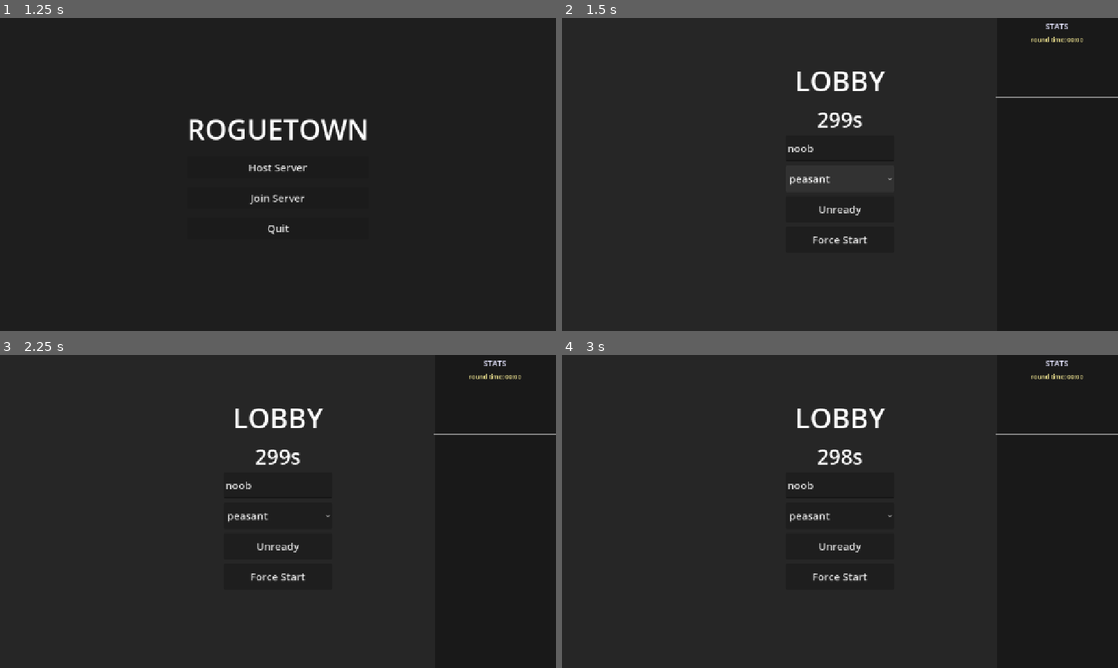
Above: before the commit, frames 1-4 (two rows, left to right).
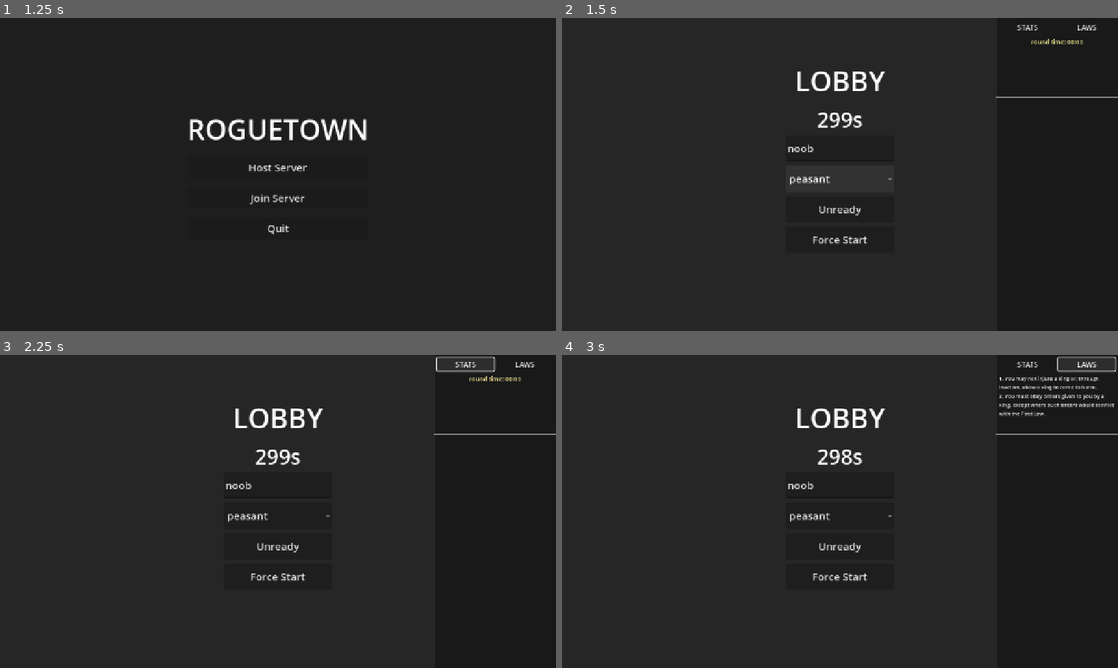
Above: after the commit, the same moments.

Repository: zakanater19/godot-roguetown
Game: Godot game, scene res://main_menu.tscn
Same seed, same stepped clock (60 frames per second), same inputs: the game is played once before the commit and once after it.
Inputs (mouse positions are in pixels of both pictures, inside the frame that each line leads up to):
- Up to frame 1 (1.25 s): tap Enter at 0.5 s; move the mouse to (400, 158) at 0.52 s; hold D from 0.53 s (still down); hold Shift from 0.53 s (still down); click (400, 158) at 0.67 s; tap Space at 0.77 s
- Up to frame 2 (1.5 s): release D at 1.25 s; release Shift at 1.25 s; click "Host Server" at 1.25 s
- Up to frame 3 (2.25 s): click (467, 364) at 2 s, where only the run after the commit has a clickable "STATS"
- Up to frame 4 (3 s): click (1084, 364) at 2.75 s, where only the run after the commit has a clickable "LAWS"

Frame 1 is identical in both runs. In frame 2, 0.3% of the frame differs, in the area x 81-97%, y 1-9%; in frame 3, 0.5%; in frame 4, 1.1%, in the area x 78-100%, y 0-20%.

Commit message:
king laws logic

Diff:
--- a/latejoin.gd
+++ b/latejoin.gd
@@ -107,6 +107,9 @@
 
 	if not player_states.is_empty():
 		rpc_id(peer_id, "receive_player_states", player_states)
+
+	# Send Laws
+	rpc_id(peer_id, "receive_laws", World.current_laws)
 
 func _sync_objects_for_late_joiner(peer_id: int) -> void:
 	var main_node = get_tree().root.get_node_or_null("Main")
@@ -771,6 +774,12 @@
 			obj._set_sprite(obj_data["is_on"])
 
 @rpc("authority", "call_remote", "reliable")
+func receive_laws(laws: Array) -> void:
+	World.current_laws = laws
+	if Sidebar.has_method("refresh_laws_ui"):
+		Sidebar.refresh_laws_ui()
+
+@rpc("authority", "call_remote", "reliable")
 func reconnection_confirmed(player_path: NodePath) -> void:
 	var player = get_node_or_null(player_path)
 	if player != null and player.has_method("_on_reconnection_confirmed"):
--- a/sidebar.gd
+++ b/sidebar.gd
@@ -9,8 +9,15 @@
 var _rtl:      RichTextLabel = null
 var _messages: Array[String] =[]
 
-# NEW (for the requested stats menu only)
+# Stats & Laws Menu Variables
 var _stats_time_label: Label = null
+var _stats_view: VBoxContainer = null
+var _laws_view: VBoxContainer = null
+var _laws_list_vbox: VBoxContainer = null
+var _edit_laws_btn: Button = null
+
+var _edit_laws_view: VBoxContainer = null
+var _edit_list_vbox: VBoxContainer = null
 
 
 func _ready() -> void:
@@ -25,7 +32,7 @@
 		# Format into Hours and Minutes
 		var hours := int(Lobby.round_time / 3600.0)
 		var minutes := int(Lobby.round_time / 60.0) % 60
-		_stats_time_label.text = "round time: %02d:%02d" % [hours, minutes]
+		_stats_time_label.text = "round time: %02d:%02d" %[hours, minutes]
 	else:
 		# Keep it zeroed out while in the Lobby
 		_stats_time_label.text = "round time: 00:00"
@@ -108,19 +115,90 @@
 	stats_inner.add_theme_constant_override("separation", 8)
 	stats_panel.add_child(stats_inner)
 
-	var tab_lbl := Label.new()
-	tab_lbl.text = "STATS"
-	tab_lbl.add_theme_font_size_override("font_size", 18)
-	tab_lbl.add_theme_color_override("font_color", Color(0.9, 0.9, 1.0))
-	tab_lbl.horizontal_alignment = HORIZONTAL_ALIGNMENT_CENTER
-	stats_inner.add_child(tab_lbl)
+	# Setup the tab buttons
+	var tabs_hbox := HBoxContainer.new()
+	stats_inner.add_child(tabs_hbox)
+
+	var btn_stats := Button.new()
+	btn_stats.text = "STATS"
+	btn_stats.size_flags_horizontal = Control.SIZE_EXPAND_FILL
+	btn_stats.pressed.connect(_on_tab_stats_pressed)
+	tabs_hbox.add_child(btn_stats)
+
+	var btn_laws := Button.new()
+	btn_laws.text = "LAWS"
+	btn_laws.size_flags_horizontal = Control.SIZE_EXPAND_FILL
+	btn_laws.pressed.connect(_on_tab_laws_pressed)
+	tabs_hbox.add_child(btn_laws)
+
+	# --- View Containers ---
+
+	# 1. Stats View
+	_stats_view = VBoxContainer.new()
+	_stats_view.size_flags_vertical = Control.SIZE_EXPAND_FILL
+	stats_inner.add_child(_stats_view)
 
 	_stats_time_label = Label.new()
 	_stats_time_label.text = "round time: 00:00"
 	_stats_time_label.add_theme_font_size_override("font_size", 14)
 	_stats_time_label.add_theme_color_override("font_color", Color(1.0, 0.95, 0.6))
 	_stats_time_label.horizontal_alignment = HORIZONTAL_ALIGNMENT_CENTER
-	stats_inner.add_child(_stats_time_label)
+	_stats_view.add_child(_stats_time_label)
+
+	# 2. Laws View (Read Only)
+	_laws_view = VBoxContainer.new()
+	_laws_view.size_flags_vertical = Control.SIZE_EXPAND_FILL
+	_laws_view.visible = false
+	stats_inner.add_child(_laws_view)
+
+	var laws_scroll := ScrollContainer.new()
+	laws_scroll.size_flags_vertical = Control.SIZE_EXPAND_FILL
+	_laws_view.add_child(laws_scroll)
+
+	_laws_list_vbox = VBoxContainer.new()
+	_laws_list_vbox.size_flags_horizontal = Control.SIZE_EXPAND_FILL
+	laws_scroll.add_child(_laws_list_vbox)
+
+	_edit_laws_btn = Button.new()
+	_edit_laws_btn.text = "Edit Laws"
+	_edit_laws_btn.visible = false
+	_edit_laws_btn.pressed.connect(_on_edit_laws_pressed)
+	_laws_view.add_child(_edit_laws_btn)
+
+	# 3. Edit Laws View
+	_edit_laws_view = VBoxContainer.new()
+	_edit_laws_view.size_flags_vertical = Control.SIZE_EXPAND_FILL
+	_edit_laws_view.visible = false
+	stats_inner.add_child(_edit_laws_view)
+
+	var edit_scroll := ScrollContainer.new()
+	edit_scroll.size_flags_vertical = Control.SIZE_EXPAND_FILL
+	_edit_laws_view.add_child(edit_scroll)
+
+	_edit_list_vbox = VBoxContainer.new()
+	_edit_list_vbox.size_flags_horizontal = Control.SIZE_EXPAND_FILL
+	edit_scroll.add_child(_edit_list_vbox)
+
+	var edit_actions_hbox := HBoxContainer.new()
+	_edit_laws_view.add_child(edit_actions_hbox)
+
+	var add_law_btn := Button.new()
+	add_law_btn.text = "Add Law"
+	add_law_btn.size_flags_horizontal = Control.SIZE_EXPAND_FILL
+	add_law_btn.pressed.connect(_on_add_law_pressed)
+	edit_actions_hbox.add_child(add_law_btn)
+
+	var save_laws_btn := Button.new()
+	save_laws_btn.text = "Save"
+	save_laws_btn.size_flags_horizontal = Control.SIZE_EXPAND_FILL
+	save_laws_btn.pressed.connect(_on_save_laws_pressed)
+	edit_actions_hbox.add_child(save_laws_btn)
+
+	var cancel_laws_btn := Button.new()
+	cancel_laws_btn.text = "Cancel"
+	cancel_laws_btn.size_flags_horizontal = Control.SIZE_EXPAND_FILL
+	cancel_laws_btn.pressed.connect(_on_cancel_laws_pressed)
+	edit_actions_hbox.add_child(cancel_laws_btn)
 
 	# === NEW: Thin separator line at the bottom of the top section ===
 	var separator := HSeparator.new()
@@ -150,6 +228,104 @@
 	_rtl.mouse_filter = Control.MOUSE_FILTER_IGNORE
 	log_container.add_child(_rtl)
 
+# --- Tab Logic ---
+
+func _on_tab_stats_pressed() -> void:
+	if _stats_view == null: return
+	_stats_view.visible = true
+	_laws_view.visible = false
+	_edit_laws_view.visible = false
+
+func _on_tab_laws_pressed() -> void:
+	if _laws_view == null: return
+	_stats_view.visible = false
+	_laws_view.visible = true
+	_edit_laws_view.visible = false
+	refresh_laws_ui()
+
+func refresh_laws_ui() -> void:
+	if _laws_list_vbox == null: return
+
+	for child in _laws_list_vbox.get_children():
+		child.queue_free()
+
+	var laws = World.current_laws
+	if laws.is_empty():
+		var lbl = Label.new()
+		lbl.text = "No laws set."
+		lbl.add_theme_color_override("font_color", Color(0.7, 0.7, 0.7))
+		lbl.autowrap_mode = TextServer.AUTOWRAP_WORD_SMART
+		_laws_list_vbox.add_child(lbl)
+	else:
+		for i in range(laws.size()):
+			var lbl = Label.new()
+			lbl.text = laws[i]
+			lbl.autowrap_mode = TextServer.AUTOWRAP_WORD_SMART
+			lbl.add_theme_font_size_override("font_size", 12)
+			_laws_list_vbox.add_child(lbl)
+
+	_edit_laws_btn.visible = false
+	var player = World.get_local_player()
+	if player != null and player.character_class == "king":
+		_edit_laws_btn.visible = true
+
+func _on_edit_laws_pressed() -> void:
+	if _edit_laws_view == null: return
+	_laws_view.visible = false
+	_edit_laws_view.visible = true
+	_build_edit_laws_list()
+
+func _build_edit_laws_list() -> void:
+	for child in _edit_list_vbox.get_children():
+		child.queue_free()
+
+	var laws = World.current_laws
+	for i in range(laws.size()):
+		var law_text = laws[i]
+		var prefix = "LAW " + str(i + 1) + ": "
+		if law_text.begins_with(prefix):
+			law_text = law_text.substr(prefix.length())
+
+		_add_edit_law_row(law_text)
+
+func _add_edit_law_row(text: String = "") -> void:
+	var hbox = HBoxContainer.new()
+	hbox.name = "LawRow"
+	var le = LineEdit.new()
+	le.name = "LawInput"
+	le.text = text
+	le.size_flags_horizontal = Control.SIZE_EXPAND_FILL
+	var del_btn = Button.new()
+	del_btn.text = "X"
+	del_btn.pressed.connect(func(): hbox.queue_free())
+	hbox.add_child(le)
+	hbox.add_child(del_btn)
+	_edit_list_vbox.add_child(hbox)
+
+func _on_add_law_pressed() -> void:
+	_add_edit_law_row()
+
+func _on_save_laws_pressed() -> void:
+	var new_laws: Array = []
+	for child in _edit_list_vbox.get_children():
+		var le = child.get_node_or_null("LawInput")
+		if le and le.text.strip_edges() != "":
+			new_laws.append(le.text.strip_edges())
+
+	var formatted_laws = []
+	for i in range(new_laws.size()):
+		formatted_laws.append("LAW " + str(i + 1) + ": " + new_laws[i])
+
+	var player = World.get_local_player()
+	if player != null and player.multiplayer.is_server():
+		World.rpc_request_update_laws(formatted_laws)
+	elif player != null:
+		World.rpc_request_update_laws.rpc_id(1, formatted_laws)
+
+	_on_tab_laws_pressed()
+
+func _on_cancel_laws_pressed() -> void:
+	_on_tab_laws_pressed()
 
 func add_message(text: String) -> void:
 	if _rtl == null:
--- a/tileset.tres
+++ b/tileset.tres
@@ -1,7 +1,7 @@
-[gd_resource type="TileSet" load_steps=6 format=3 uid="uid://ckopjj1fq6hqo"]
+[gd_resource type="TileSet" load_steps=6 format=3]
 
-[ext_resource type="Texture2D" uid="uid://bheu3np1etlwp" path="res://tiles.png" id="1_ej02t"]
-[ext_resource type="Texture2D" uid="uid://dxo1qyl685x72" path="res://animated/water_sheet.png" id="2_14fb3"]
+[ext_resource type="Texture2D" path="res://tiles.png" id="1_ej02t"]
+[ext_resource type="Texture2D" path="res://animated/water_sheet.png" id="2_14fb3"]
 
 [sub_resource type="TileSetAtlasSource" id="TileSetAtlasSource_p0366"]
 resource_name = "Floor Tiles"
--- a/world.gd
+++ b/world.gd
@@ -37,6 +37,12 @@
 const WOODEN_WALL_HITS_TO_BREAK: int = 5  # wooden wall (source 1, atlas col 7)
 
 var server_action_cooldowns: Dictionary = {}
+
+# --- LAWS ---
+var current_laws: Array =[
+	"1. You may not injure a king or, through inaction, allow a king to come to harm.",
+	"2. You must obey orders given to you by a king, except where such orders would conflict with the First Law.",
+]
 
 # ---------------------------------------------------------------------------
 # Grab System State
@@ -76,10 +82,6 @@
 	# Drop grab if the disconnecting player was grabbing someone
 	if _grab_map.has(id):
 		_release_grab_for_peer(id, true)
-
-	# Removed logic: Dropping grab if the disconnecting player was being grabbed.
-	# This ensures the grab persists in _grab_map so the grabber remains connected
-	# to the rejoining target player.
 
 # ---------------------------------------------------------------------------
 # Server Validation Helpers
@@ -577,6 +579,30 @@
 	return null
 
 # ---------------------------------------------------------------------------
+# Laws
+# ---------------------------------------------------------------------------
+
+@rpc("any_peer", "call_remote", "reliable")
+func rpc_request_update_laws(new_laws: Array) -> void:
+	if not multiplayer.is_server():
+		return
+	var peer_id := multiplayer.get_remote_sender_id()
+	if peer_id == 0:
+		peer_id = multiplayer.get_unique_id()
+
+	var player = _find_player_by_peer(peer_id)
+	if player == null or player.character_class != "king":
+		return # Only the king can edit laws
+
+	rpc_update_laws.rpc(new_laws)
+
+@rpc("authority", "call_local", "reliable")
+func rpc_update_laws(new_laws: Array) -> void:
+	current_laws = new_laws
+	if Sidebar.has_method("refresh_laws_ui"):
+		Sidebar.refresh_laws_ui()
+
+# ---------------------------------------------------------------------------
 # Movement
 # ---------------------------------------------------------------------------
 
